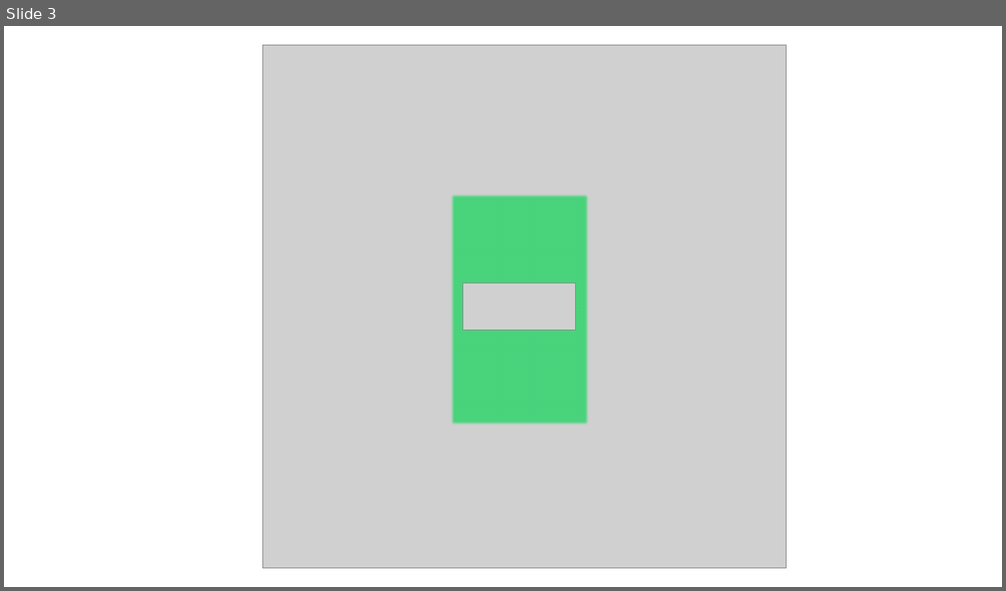
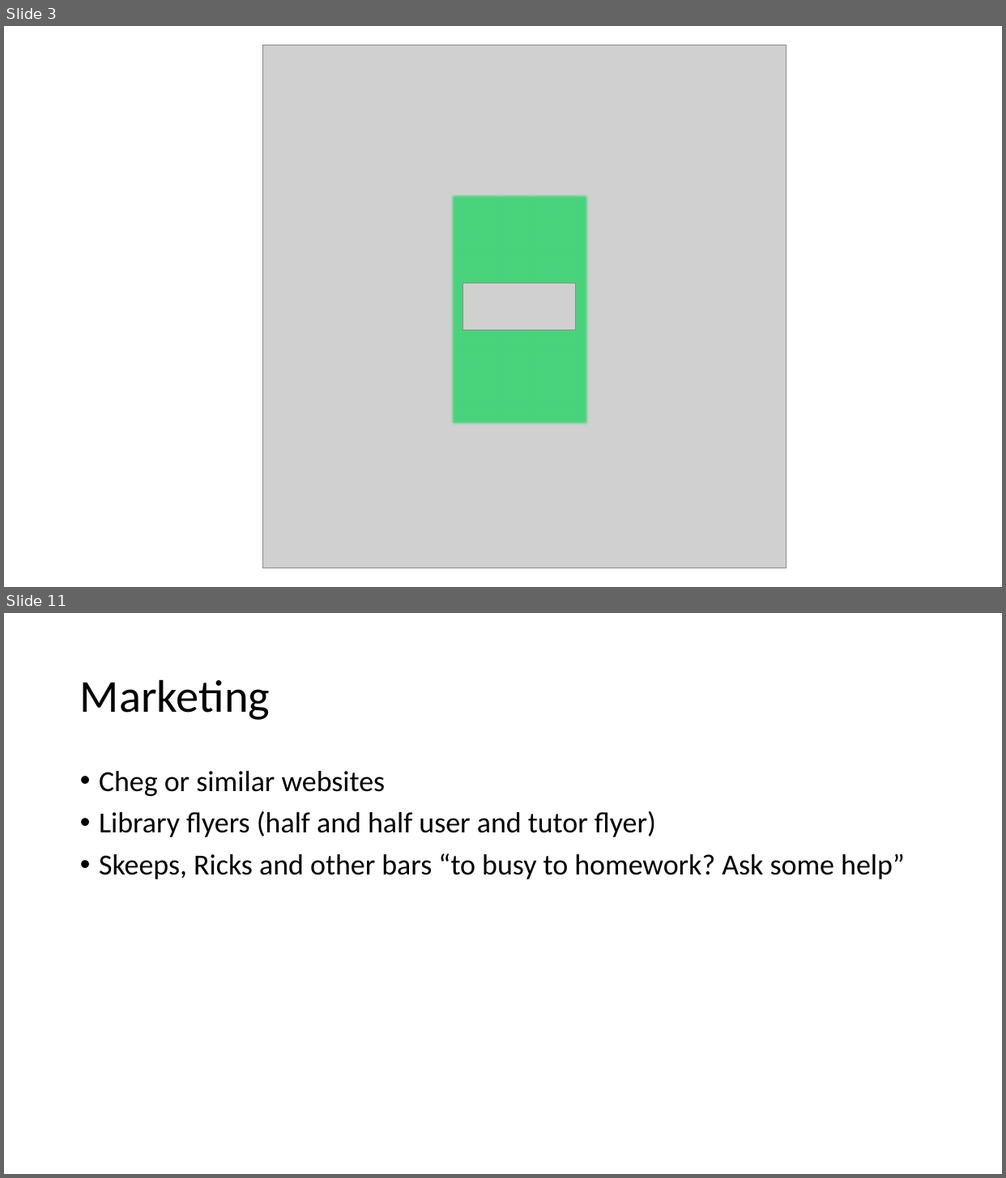
Before and after one commit to skasapis/Lysi_Website, a slide deck: Misc/icons.pptx. Shown one above the other, each under a label of ours: slide 3 before the commit, slides 3 and 11 after it; the slides between them are not shown. The pictures are 1006x591 and 1006x1178 pixels, drawn with LibreOffice and Linux fonts; fonts in the diff are those of the drawing; grey boxes stand for pictures. Boxes give left, top, right and bottom in pixels: in the first picture for what was removed or moved away, otherwise in the second. Text is boxed around its words. In the diff, an @@ line names an element or a change of style, - is before the commit and + after.

```diff
--- a/Misc/icons.pptx
+++ b/Misc/icons.pptx
@@ slide 11 added at (4, 613, 1002, 1174), background #FFFFFF @@
@@ title added at (80, 679, 270, 720), 44 pt, text #000000 @@
+Marketing
@@ text added at (99, 771, 905, 879), 28 pt, text #000000 @@
+• Cheg or similar websites
+• Library flyers (half and half user and tutor flyer)
+• Skeeps, Ricks and other bars “to busy to homework? Ask some help”
```
Also in this commit, not shown: 13 other slides added, 3 other files.
